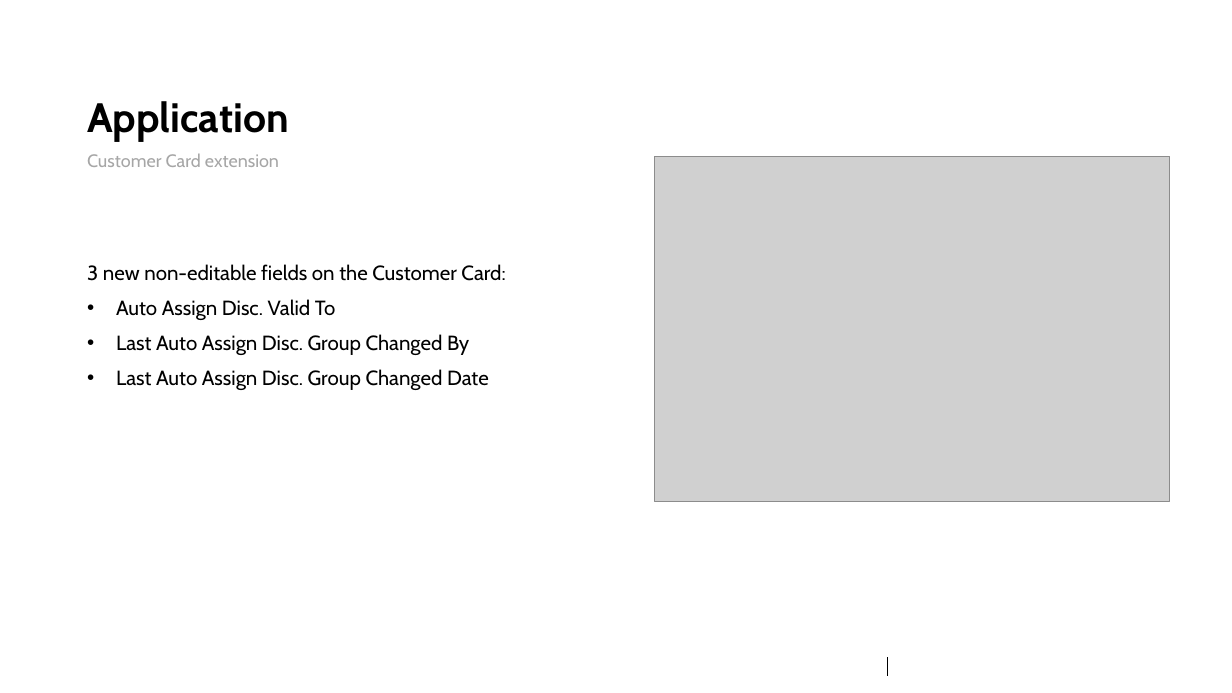
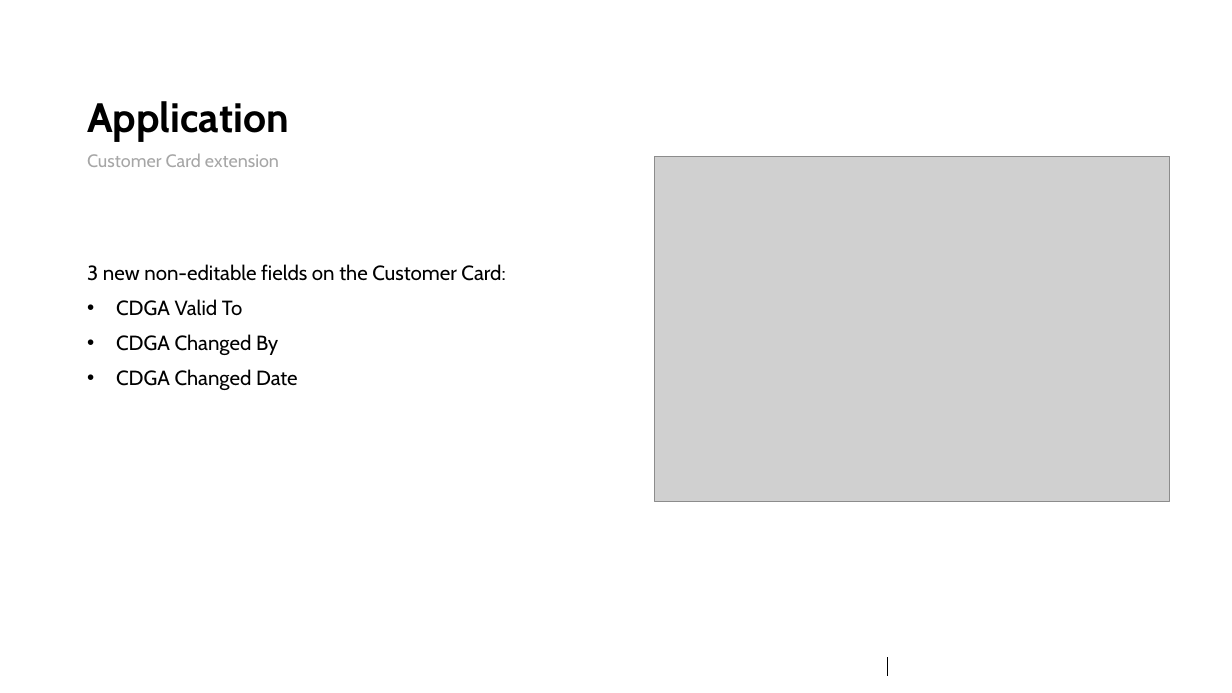
Before and after one commit to matwys/Automation-of-sales-discounts---BC-extension, a slide deck: slide 8 of Presentation.pptx. Drawn at 1232x693 pixels with LibreOffice and Linux fonts; fonts in the diff are those of the drawing; grey boxes stand for pictures; background and template pictures are left out. Boxes give left, top, right and bottom in pixels: in the first picture for what was removed or moved away, otherwise in the second. Text is boxed around its words. In the diff, an @@ line names an element or a change of style, - is before the commit and + after.

```diff
--- a/Presentation.pptx
+++ b/Presentation.pptx
@@ text at [116,299,298,390]: text changed @@
-• Auto Assign Disc. Valid To
-• Last Auto Assign Disc. Group Changed By
-• Last Auto Assign Disc. Group Changed Date
+• CDGA Valid To
+• CDGA Changed By
+• CDGA Changed Date
```
Also in this commit, not shown: 3 other slides changed, 14 other files.
